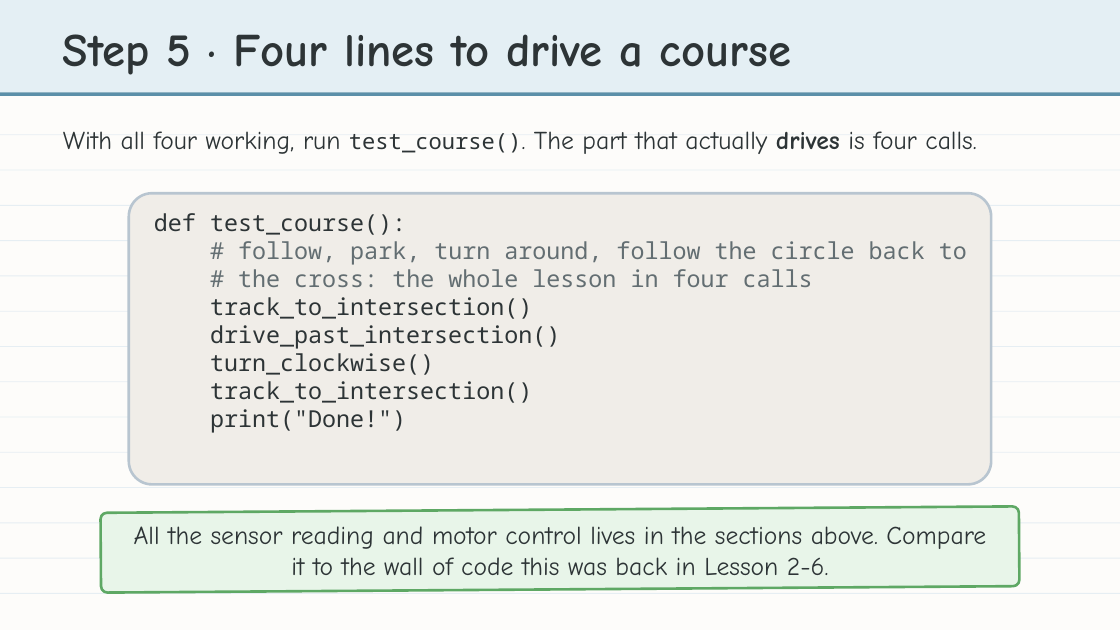
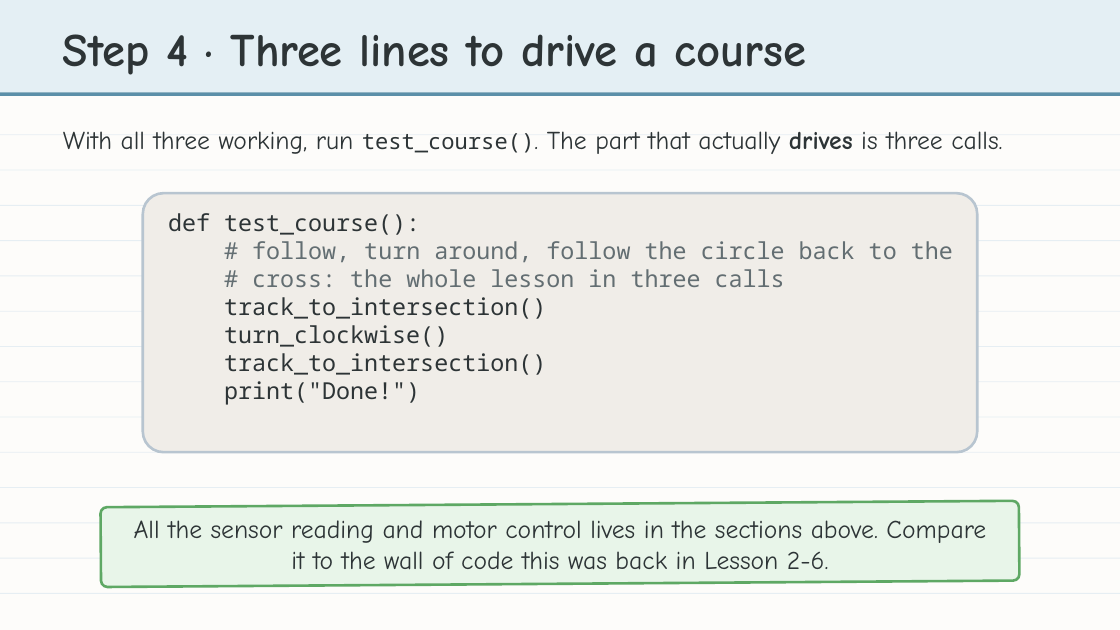
Before and after one commit to bradamiller/LearningPython, a slide deck: slide 19 of static/slides/module-02-line-tracking/module-2-lesson-09-line-tracking-functions.pptx (slide 25 before the commit). Drawn at 1120x630 pixels with LibreOffice and Linux fonts; fonts in the diff are those of the drawing. Boxes give left, top, right and bottom in pixels: in the first picture for what was removed or moved away, otherwise in the second. Text is boxed around its words. In the diff, an @@ line names an element or a change of style, - is before the commit and + after.

```diff
--- a/static/slides/module-02-line-tracking/module-2-lesson-09-line-tracking-functions.pptx
+++ b/static/slides/module-02-line-tracking/module-2-lesson-09-line-tracking-functions.pptx
@@ text at box(63, 34, 806, 75): text changed @@
-Step 5 · Four lines to drive a course
+Step 4 · Three lines to drive a course
@@ text at box(63, 131, 1002, 154): text changed @@
-With all four working, run test_course(). The part that actually drives is four calls.
+With all three working, run test_course(). The part that actually drives is three calls.
@@ rounded rectangle: place and size @@
-rounded rectangle at box(129, 193, 991, 485)
+rounded rectangle at box(143, 193, 977, 452)
@@ text "def test_course():": place and size @@
-text "def test_course():" at box(154, 213, 967, 433)
+text "def test_course():" at box(168, 213, 953, 405)
@@ text at box(252, 241, 953, 287): text changed @@
-# follow, park, turn around, follow the circle back to
-# the cross: the whole lesson in four calls
+# follow, turn around, follow the circle back to the
+# cross: the whole lesson in three calls
@@ text at box(210, 325, 560, 349): paragraph removed @@
-drive_past_intersection()
@@ rounded rectangle: place and size @@
-rounded rectangle at box(101, 507, 1019, 593)
+rounded rectangle at box(101, 501, 1019, 587)
@@ text "All the sensor reading and ...": place and size @@
-text "All the sensor reading and ..." at box(134, 526, 986, 576)
+text "All the sensor reading and ..." at box(134, 520, 986, 570)
```
Also in this commit, not shown: 13 other slides changed, 8 slides removed, 13 other files.
